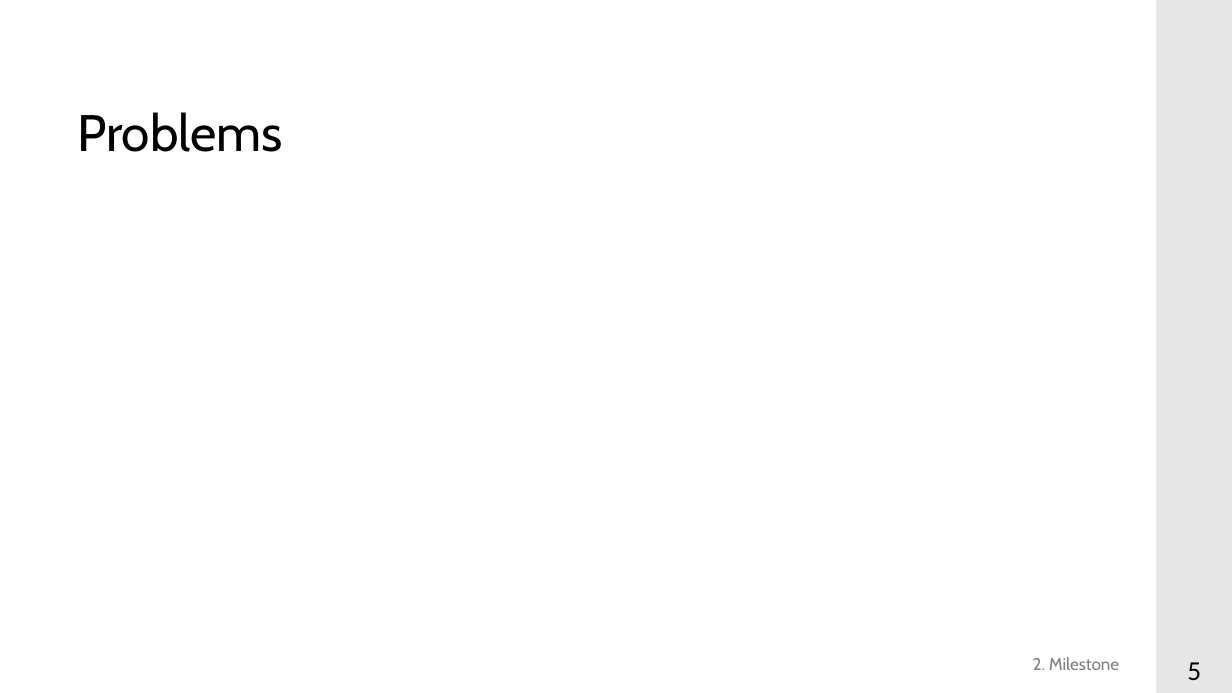
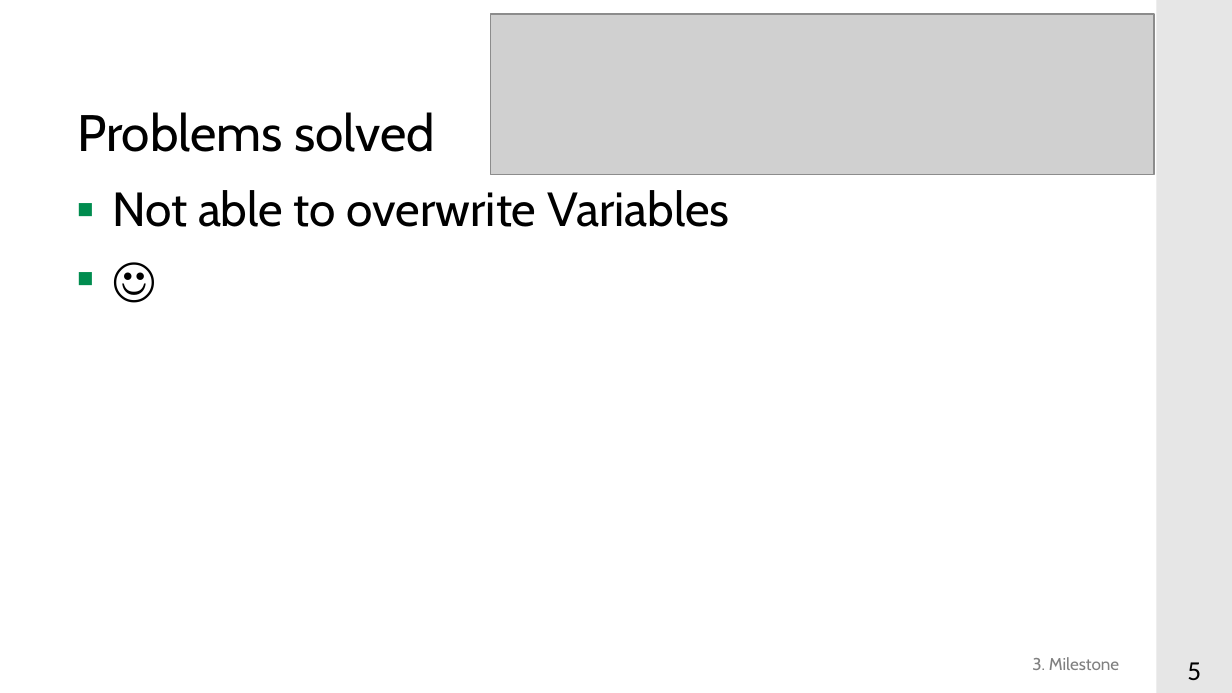
Before and after one commit to y-s18/projekt_im_bachelor, a slide deck: slide 5 of pptxs/Milestone3.pptx. Drawn at 1232x693 pixels with LibreOffice and Linux fonts; fonts in the diff are those of the drawing; grey boxes stand for pictures; background and template pictures are left out. Boxes give left, top, right and bottom in pixels: in the first picture for what was removed or moved away, otherwise in the second. Text is boxed around its words. In the diff, an @@ line names an element or a change of style, - is before the commit and + after.

```diff
--- a/pptxs/Milestone3.pptx
+++ b/pptxs/Milestone3.pptx
@@ picture added at [490, 14, 1154, 174] @@
@@ text at [77, 112, 436, 152]: text changed @@
-Problems
+Problems solved
@@ text added at [112, 190, 729, 227], 28 pt, text #000000 @@
+▪ Not able to overwrite Variables
+▪ ☺
@@ text at [1032, 657, 1119, 670]: text changed @@
-2. Milestone
+3. Milestone
```
Also in this commit, not shown: 4 other slides changed, 1 slide added, 1 slide removed.
